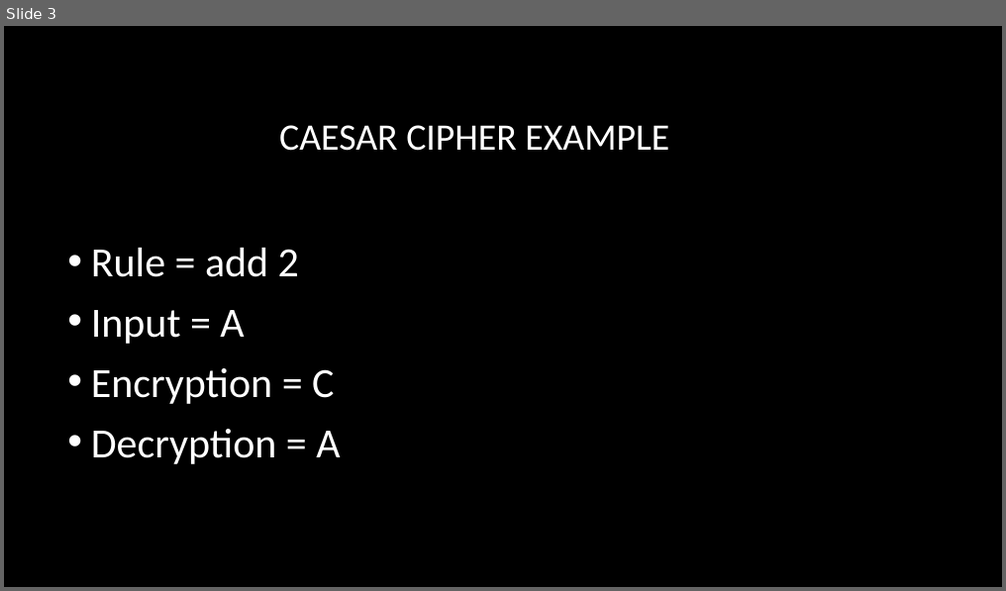
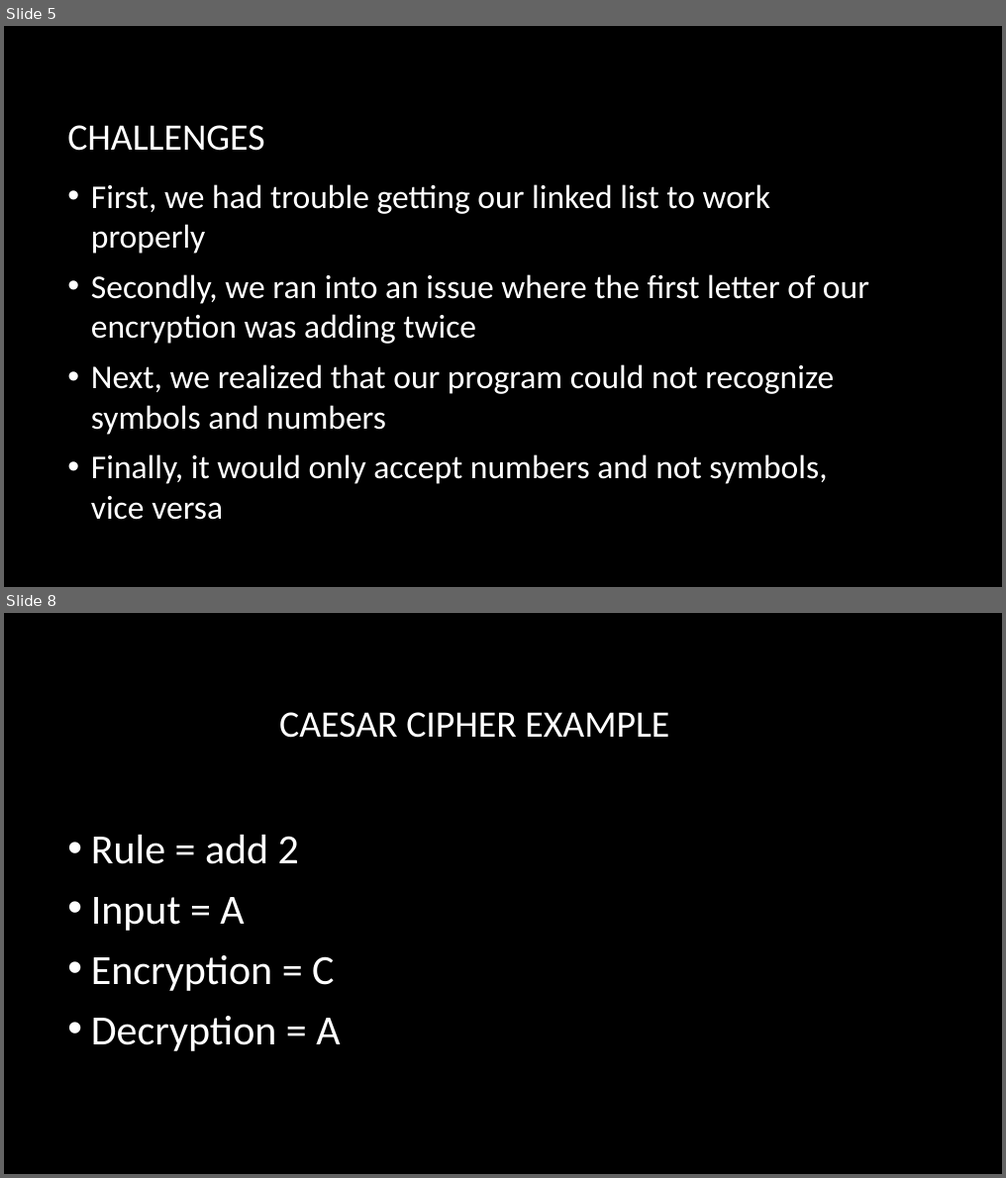
Before and after one commit to dwilliams427/CaesarCipher, a slide deck: CaesarCipher_CIS113_DW.pptx. Shown one above the other, each under a label of ours: slide 3 before the commit, slides 5 and 8 after it; the slides between them are not shown. The pictures are 1006x591 and 1006x1178 pixels, drawn with LibreOffice and Linux fonts; fonts in the diff are those of the drawing; background and template pictures are left out. Boxes give left, top, right and bottom in pixels: in the first picture for what was removed or moved away, otherwise in the second. Text is boxed around its words. In the diff, an @@ line names an element or a change of style, - is before the commit and + after.

```diff
--- a/CaesarCipher_CIS113_DW.pptx
+++ b/CaesarCipher_CIS113_DW.pptx
@@ slide 5 added at (4, 26, 1002, 587), background picture (left out) @@
@@ title added at (67, 125, 264, 151), 36 pt, text #FFFFFF @@
+CHALLENGES
@@ text added at (91, 184, 869, 484), 32 pt, text #FFFFFF @@
+• First, we had trouble getting our linked list to work properly
+• Secondly, we ran into an issue where the first letter of our encryption was adding twice
+• Next, we realized that our program could not recognize symbols and numbers
+• Finally, it would only accept numbers and not symbols, vice versa
@@ what was slide 3 is now slide 8 @@
```
Also in this commit, not shown: 4 other slides added.
